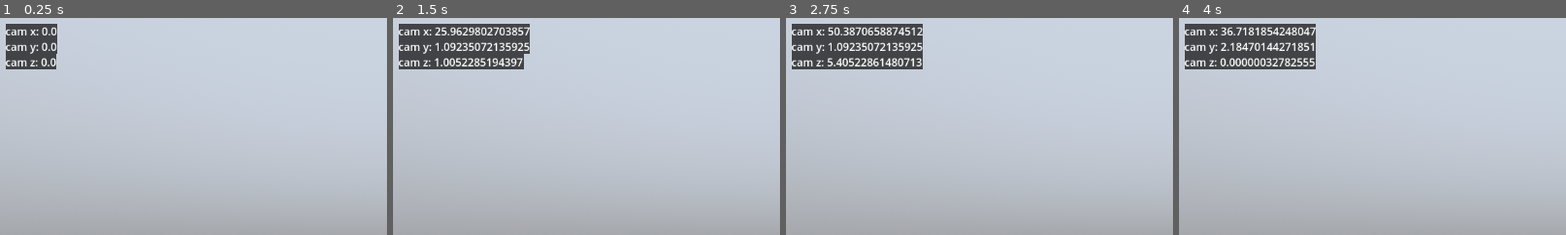
Above: before the commit, frames 1-4 (left to right).
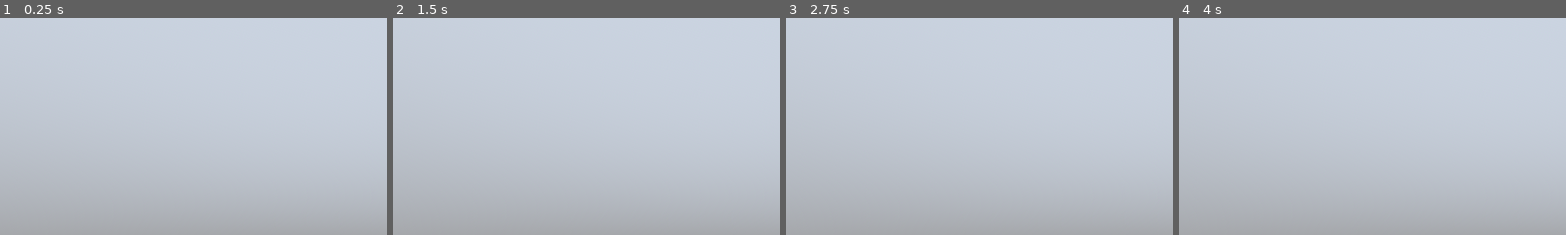
Above: after the commit, the same moments.

Repository: pixerhp/Hatchetflair
Game: Godot game, scene res://topscenes/gameplay_topscene.tscn
The game is run twice, just before and just after one commit, with the same random seed, the same clock (stepped at 60 frames per second) and the same inputs.
Inputs (mouse positions are % of the whole screen's width and height, from its top left):
- Up to frame 1 (0.25 s): no input
- Up to frame 2 (1.5 s): tap Enter at 0.5 s; move the mouse to (72, 45) at 0.52 s; hold D (move_right) 0.53-1.28 s; hold Shift (speed_faster) 0.53-1.28 s; click (72, 45) at 0.67 s; tap Space (move_jump_up) at 1.25 s; move the mouse to (30, 55) at 1.27 s; hold S (move_backwards) from 1.28 s (still down); tap Ctrl (speed_slower) at 1.35 s
- Up to frame 3 (2.75 s): tap Enter at 2 s; move the mouse to (60, 28) at 2.02 s; release S (move_backwards) at 2.03 s; hold D (move_right) from 2.03 s (still down); hold Shift (speed_faster) from 2.03 s (still down)
- Up to frame 4 (4 s): tap Space (move_jump_up) at 2.75 s; move the mouse to (45, 70) at 2.77 s; release D (move_right) at 2.78 s; release Shift (speed_faster) at 2.78 s; hold W (move_forwards) 2.78-3.53 s; tap Ctrl (speed_slower) at 2.85 s; click (45, 70) at 2.92 s; move the mouse to (80, 65) at 3.52 s; hold A (move_left) from 3.53 s (still down); hold Shift (speed_faster) from 3.53 s (still down)
The pictures show only the part of the screen within x 0-50%, y 0-50%; the shares and areas given below are measured in that part.

The runs differ from the first frame. In frame 1, 2.6% of the frame differs, in the area x 1-15%, y 2-24%; in frame 2, 6.6%; in frame 3, 6.7%; in frame 4, 6.7%, in the area x 1-36%, y 2-24%.

Commit message:
Make debug texts togglable (F5)

Diff:
--- a/scripts/autoloaded/debug_draw.gd
+++ b/scripts/autoloaded/debug_draw.gd
@@ -18,6 +18,7 @@
 # Expects each outer element to be in the form [Vector3, Vector3, Color (optional)]
 var lines_to_draw: Array[Array] = []
 
+var texts_draw_mode: bool = false
 var texts_to_draw: PackedStringArray = []
 var texts_font: Font = ThemeDB.fallback_font
 var texts_color: Color = Color.WHITE
@@ -206,6 +207,8 @@
 		draw_lines()
 	canvas_item.queue_redraw()
 
+	if Input.is_action_just_pressed("debug_info"):
+		texts_draw_mode = not texts_draw_mode
 	if Input.is_action_just_pressed("debug_borders"):
 		borders_draw_mode = posmod(borders_draw_mode + 1, 4)
 		match borders_draw_mode:
@@ -255,17 +258,18 @@
 
 func _on_CanvasItem_draw():
 	# Draw debug texts:
-	var draw_pos: Vector2 = Vector2()
-	var font_ascent: Vector2 = Vector2(0, texts_font.get_ascent())
-	var font_height: float = texts_font.get_height() + texts_ypad
-	for string in texts_to_draw:
-		if texts_do_back:
-			canvas_item.draw_rect(Rect2(
-				draw_pos, Vector2(texts_font.get_string_size(string).x, font_height)
-			), texts_back_color)
-		canvas_item.draw_string(
-			texts_font, draw_pos + font_ascent, string,
-			HORIZONTAL_ALIGNMENT_LEFT, -1, ThemeDB.fallback_font_size, texts_color,
-		)
-		draw_pos.y += font_height
+	if texts_draw_mode:
+		var draw_pos: Vector2 = Vector2()
+		var font_ascent: Vector2 = Vector2(0, texts_font.get_ascent())
+		var font_height: float = texts_font.get_height() + texts_ypad
+		for string in texts_to_draw:
+			if texts_do_back:
+				canvas_item.draw_rect(Rect2(
+					draw_pos, Vector2(texts_font.get_string_size(string).x, font_height)
+				), texts_back_color)
+			canvas_item.draw_string(
+				texts_font, draw_pos + font_ascent, string,
+				HORIZONTAL_ALIGNMENT_LEFT, -1, ThemeDB.fallback_font_size, texts_color,
+			)
+			draw_pos.y += font_height
 	texts_to_draw.clear()
